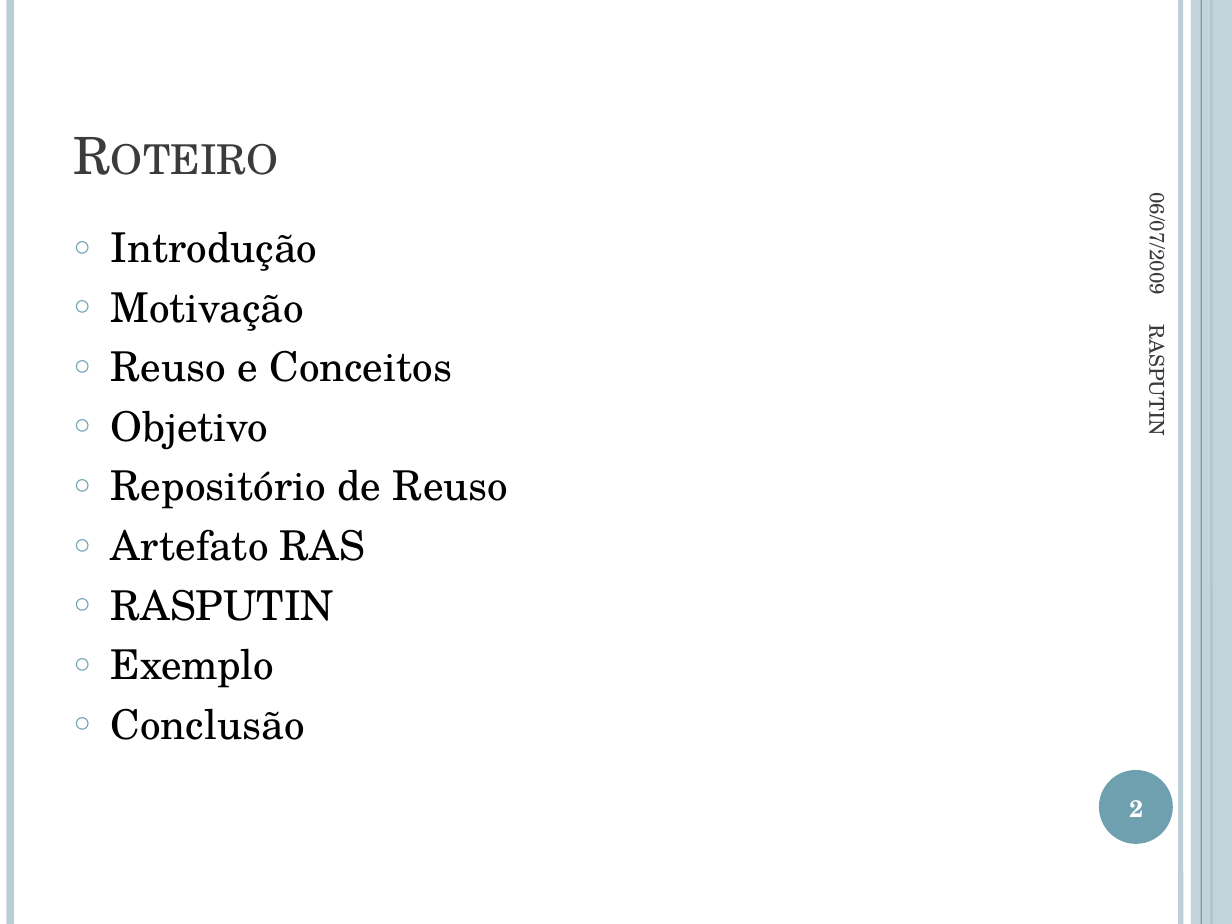
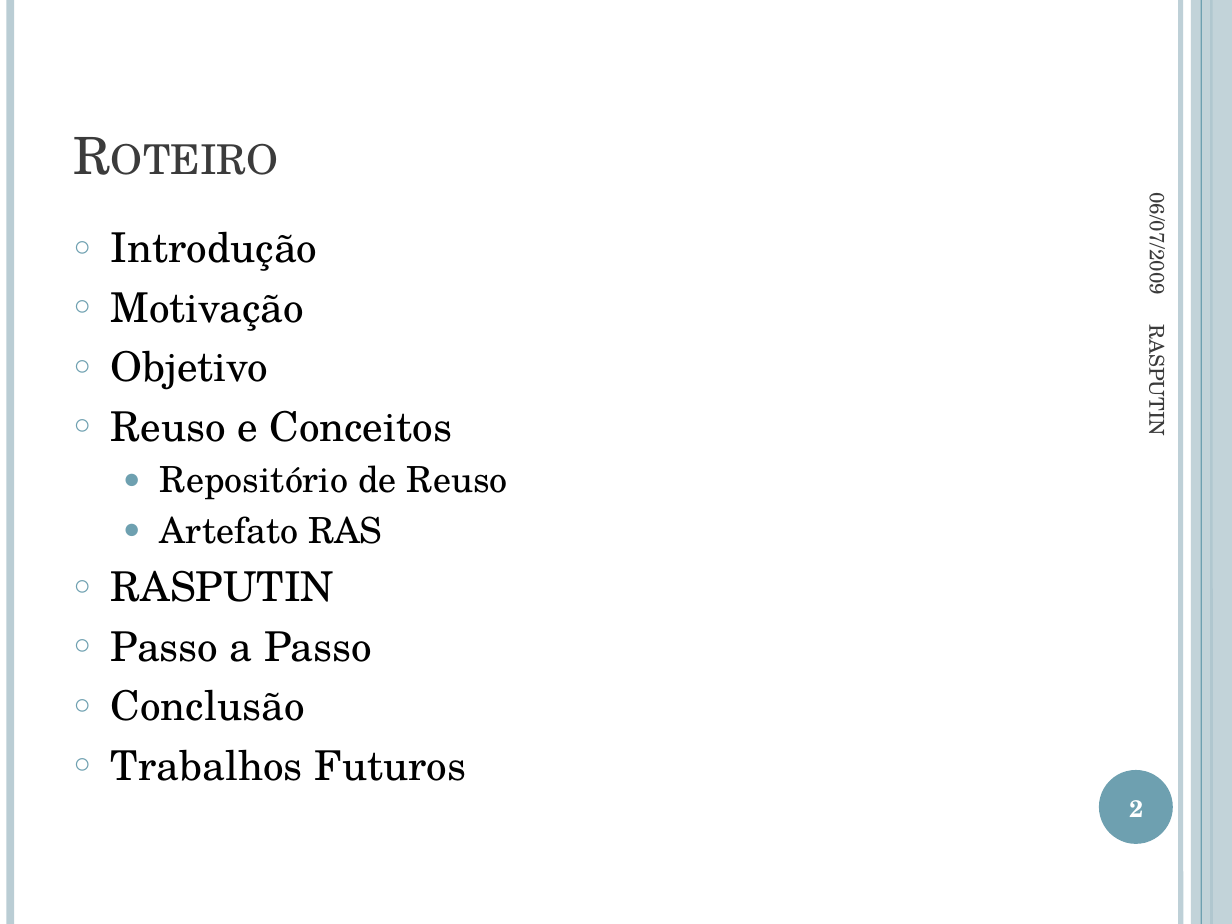
Before and after one commit to jmftrindade/ras4maven, a slide deck: slide 2 of PromotingSoftwareReuseWithRAS/RASPUTIN.pptx. Drawn at 1232x924 pixels with LibreOffice and Linux fonts; fonts in the diff are those of the drawing. Boxes give left, top, right and bottom in pixels: in the first picture for what was removed or moved away, otherwise in the second. Text is boxed around its words. In the diff, an @@ line names an element or a change of style, - is before the commit and + after.

```diff
--- a/PromotingSoftwareReuseWithRAS/RASPUTIN.pptx
+++ b/PromotingSoftwareReuseWithRAS/RASPUTIN.pptx
@@ text at (111, 350, 268, 390): paragraph added @@
+○ Objetivo
@@ text at (111, 410, 268, 450): paragraph removed @@
-○ Objetivo
@@ text at (160, 465, 508, 544): size 24 to 21 pt in "Repositório de Reuso", "Artefato RAS"; bullet ○ to ●; list level 1 to 2 in "Repositório de Reuso"; list level 1 to 2 in "Artefato RAS" @@
@@ text at (111, 631, 372, 662): text changed @@
-○ Exemplo
+○ Passo a Passo
@@ text at (111, 749, 466, 781): paragraph added @@
+○ Trabalhos Futuros
```
Also in this commit, not shown: 8 other slides changed, 3 other files.
